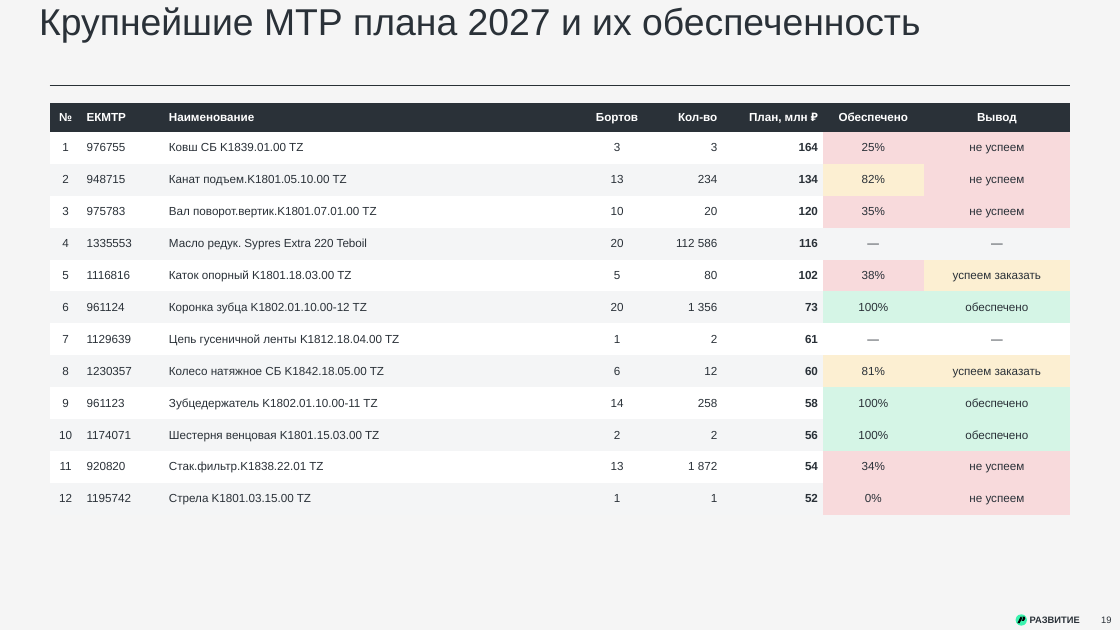
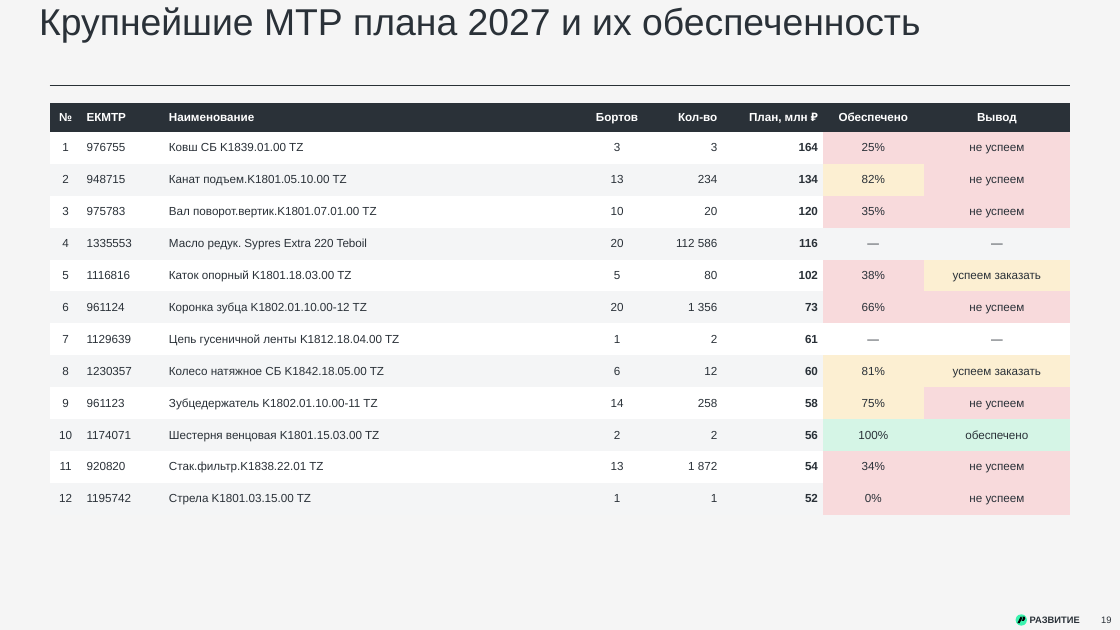
Before and after one commit to victorekuznetsov/TZ, a slide deck: slide 19 of exports/WK_ispolnenie_2024-2026_plan_2027.pptx. Drawn at 1120x630 pixels with LibreOffice and Linux fonts; fonts in the diff are those of the drawing. Boxes give left, top, right and bottom in pixels: in the first picture for what was removed or moved away, otherwise in the second. Text is boxed around its words. In the diff, an @@ line names an element or a change of style, - is before the commit and + after.

```diff
--- a/exports/WK_ispolnenie_2024-2026_plan_2027.pptx
+++ b/exports/WK_ispolnenie_2024-2026_plan_2027.pptx
@@ table at <box>50,103,1070,515</box> @@
-row 7, column 7: 100%
+row 7, column 7: 66%
-row 7, column 8: обеспечено
+row 7, column 8: не успеем
-row 10, column 7: 100%
+row 10, column 7: 75%
-row 10, column 8: обеспечено
+row 10, column 8: не успеем
@@ fill #D5F5E6 to #F8DADC in 3 cells @@
@@ fill #D5F5E6 to #FCEFD2 in row 10, column 7 @@
```
Also in this commit, not shown: 14 other slides changed, 2 other files.
